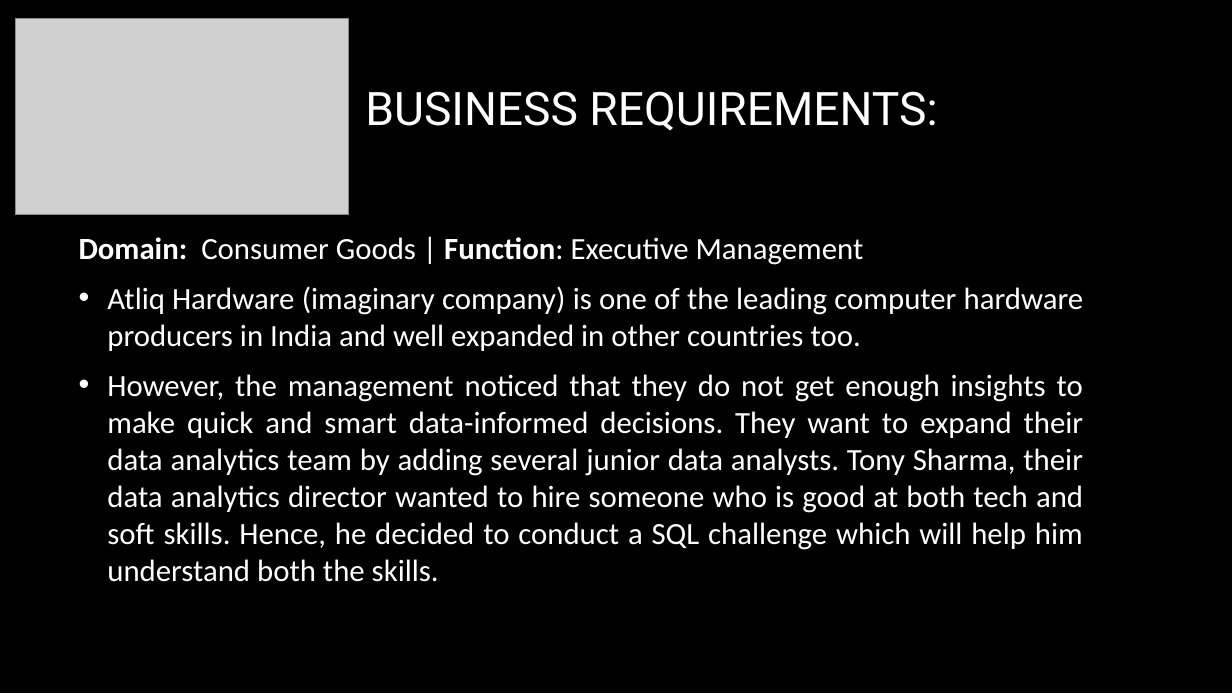
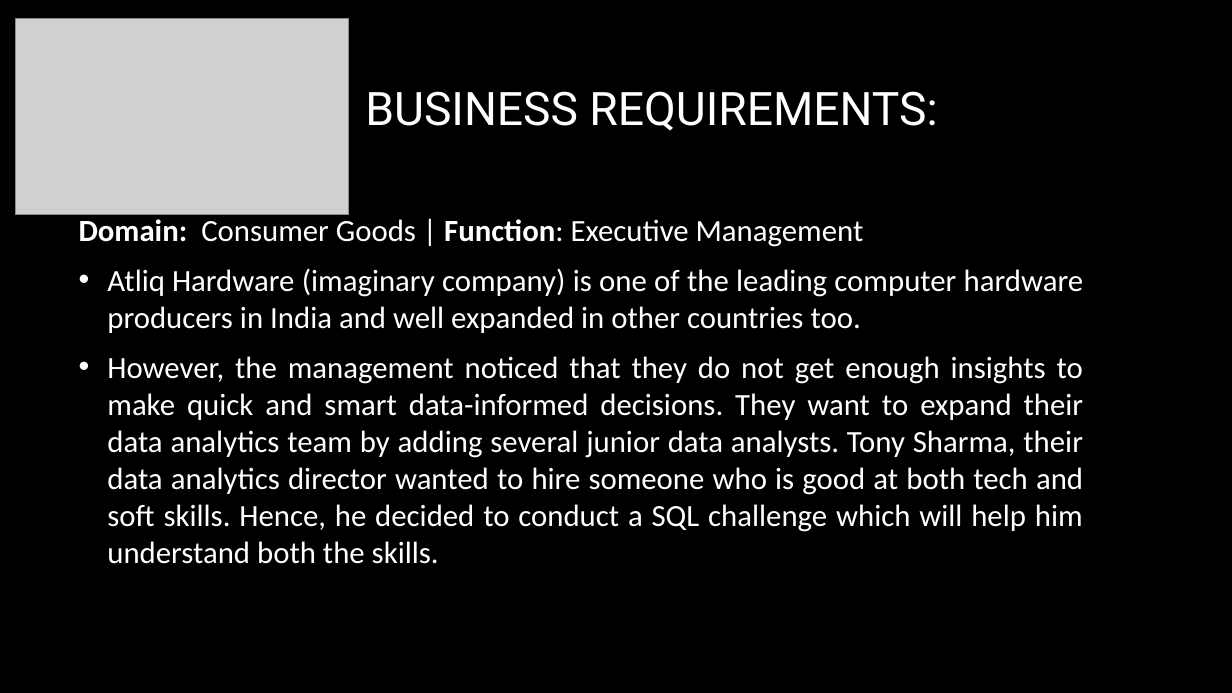
Before and after one commit to bassa-ops/Sql_and_Power_BI_project, a slide deck: slide 3 of SQL Projecct.pptx. Drawn at 1232x693 pixels with LibreOffice and Linux fonts; fonts in the diff are those of the drawing; grey boxes stand for pictures; background and template pictures are left out. Boxes give left, top, right and bottom in pixels: in the first picture for what was removed or moved away, otherwise in the second. Text is boxed around its words. In the diff, an @@ line names an element or a change of style, - is before the commit and + after.

```diff
--- a/SQL Projecct.pptx
+++ b/SQL Projecct.pptx
@@ text "Domain: Consumer Goods | Function: ...": place and size @@
-text "Domain: Consumer Goods | Function: ..." at [79, 237, 1084, 582]
+text "Domain: Consumer Goods | Function: ..." at [79, 219, 1084, 564]
```
